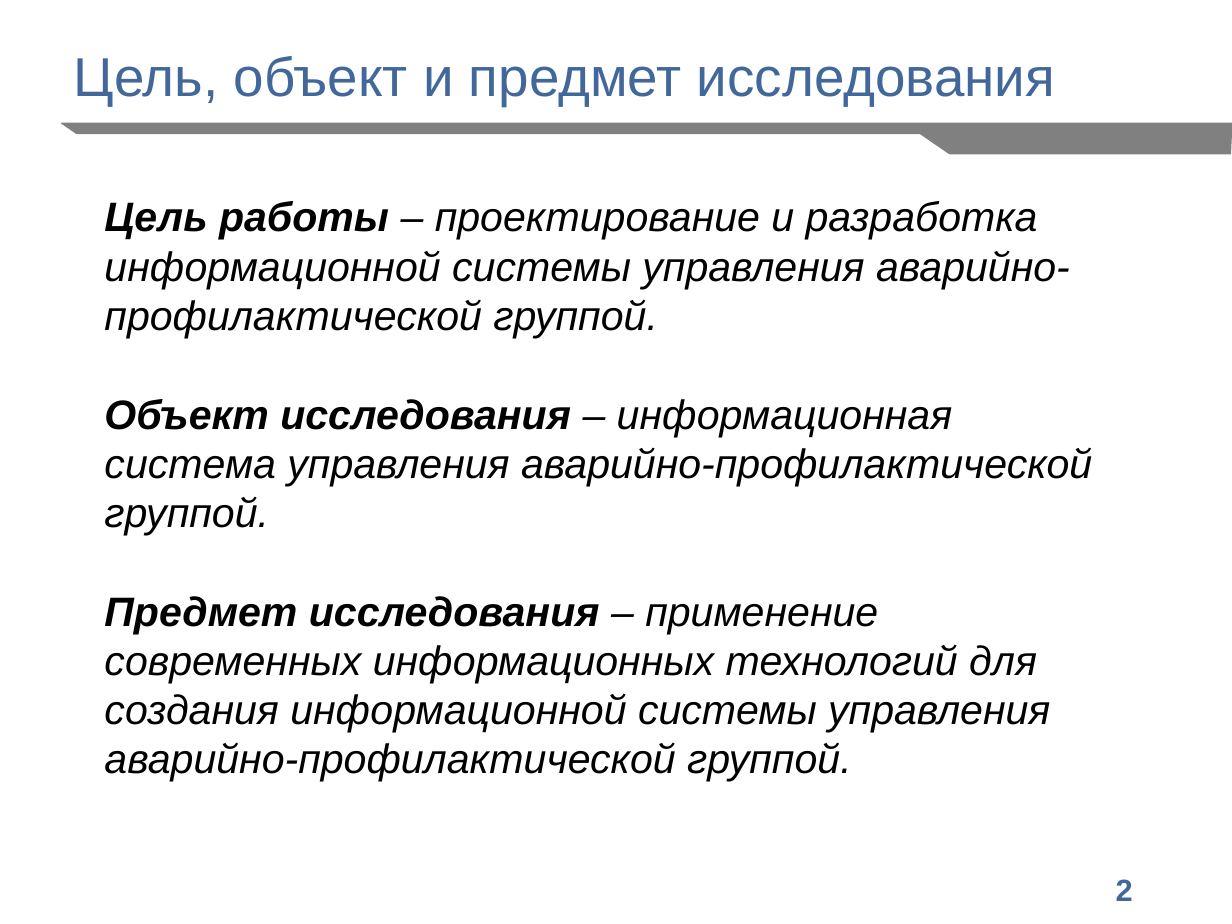
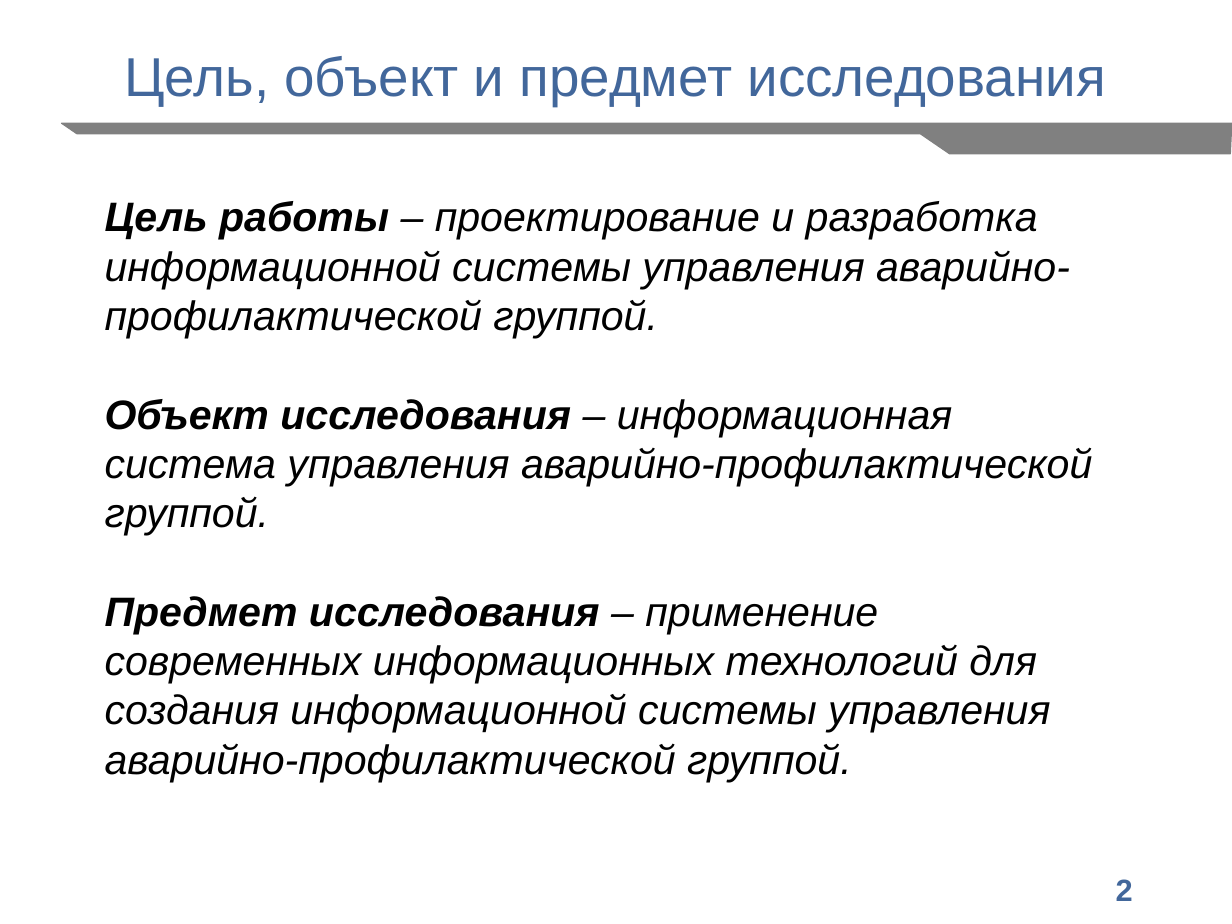
Before and after one commit to Dzmitry2020/workbook, a slide deck: slide 2 of docs/myPresentation.pptx. Drawn at 1232x924 pixels with LibreOffice and Linux fonts; fonts in the diff are those of the drawing; background and template pictures are left out. Boxes give left, top, right and bottom in pixels: in the first picture for what was removed or moved away, otherwise in the second. Text is boxed around its words. In the diff, an @@ line names an element or a change of style, - is before the commit and + after.

```diff
--- a/docs/myPresentation.pptx
+++ b/docs/myPresentation.pptx
@@ text "Цель, объект и предмет исследования" at bbox=[124, 56, 1106, 106]: alignment justified to centre @@
```
Also in this commit, not shown: 1 other slide changed, 37 other files.
